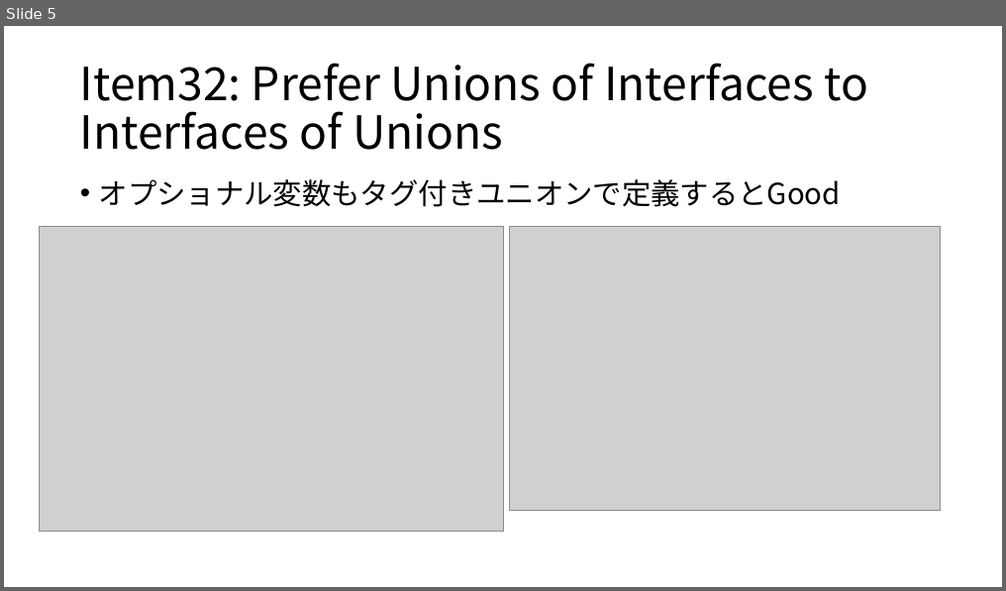
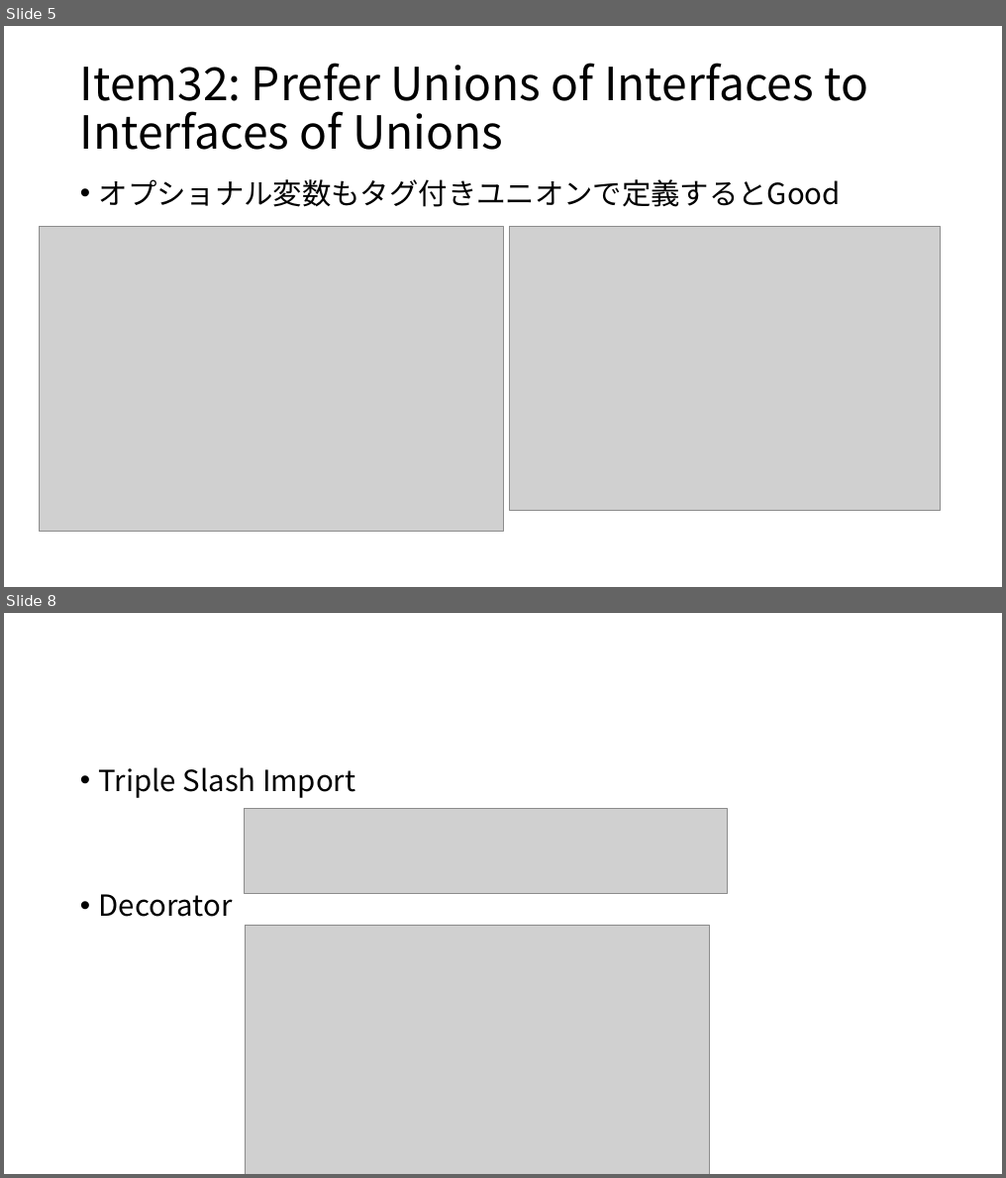
Before and after one commit to tomoyanp/document, a slide deck: 勉強会2.pptx. Shown one above the other, each under a label of ours: slide 5 before the commit, slides 5 and 8 after it; the slides between them are not shown. The pictures are 1006x591 and 1006x1178 pixels, drawn with LibreOffice and Linux fonts; fonts in the diff are those of the drawing; grey boxes stand for pictures. Boxes give left, top, right and bottom in pixels: in the first picture for what was removed or moved away, otherwise in the second. Text is boxed around its words. In the diff, an @@ line names an element or a change of style, - is before the commit and + after.

```diff
--- a/勉強会2.pptx
+++ b/勉強会2.pptx
@@ slide 8 added at (x1=4, y1=613, x2=1002, y2=1174), background #FFFFFF @@
@@ text added at (x1=99, y1=767, x2=355, y2=917), 28 pt, text #000000 @@
+• Triple Slash Import
+• Decorator
@@ picture added at (x1=245, y1=808, x2=727, y2=894) @@
@@ picture added at (x1=245, y1=925, x2=709, y2=1174) @@
```
Also in this commit, not shown: 8 other slides added.
